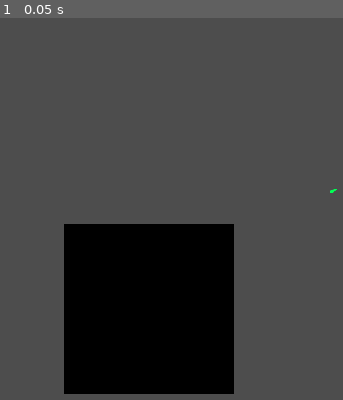
Above: before the commit, frame 1.
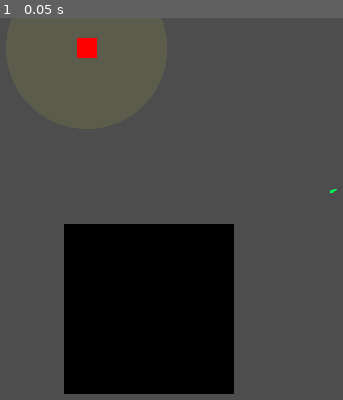
Above: after the commit, the same moment.

Repository: LankShot/Philosofighter
Game: Godot game, scene res://scenes/main.tscn
The game is run twice, just before and just after one commit, with the same random seed, the same clock (stepped at 60 frames per second) and the same inputs. This scene is started directly instead of the project's main scene.
Inputs:
- Up to frame 1 (0.05 s): no input

The runs differ from the first frame. In frame 1, 0.3% of the frame differs, in the area x 22-29%, y 5-11%.

Commit message:
Continued work on enemy detection

Diff:
--- a/scenes/EnemyMk1.gd
+++ b/scenes/EnemyMk1.gd
@@ -1,20 +1,15 @@
 extends Enemy
 
-@export var health : int
-@export var speed : float
-var target_pos :
+var enemyStateMachine: StateMachineHandler
+
 # Called when the node enters the scene tree for the first time.
 func _ready():
-	pass # Replace with function body.
+	health = 100
+	speed = 20
+	detect_radius = 200
+	enemyStateMachine = $EnemyStateMachine
+	visibility = $Visibility
 
-
-# Called every frame. 'delta' is the elapsed time since the previous frame.
-func _process(delta):
+# Called every frame 'delta' is the elapsed time since the previous frame.
+func _process(_delta):
 	pass
-
-func check_collisions():
-	if($"Visibility".has_overlapping_areas()):
-		var objects = $Visibility.get_overlapping_areas()
-		for ob in objects:
-			if(ob.name == "player"):
-				target_pos = search(ob)
--- a/scenes/EnemyMk1.tscn
+++ b/scenes/EnemyMk1.tscn
@@ -1,8 +1,9 @@
-[gd_scene load_steps=7 format=3 uid="uid://ducfsm8mffnlu"]
+[gd_scene load_steps=8 format=3 uid="uid://ducfsm8mffnlu"]
 
 [ext_resource type="Script" path="res://scenes/EnemyMk1.gd" id="1_e5uu7"]
 [ext_resource type="Texture2D" uid="uid://c77mn0iqvq6v8" path="res://art/whitebox.png" id="1_ea74l"]
 [ext_resource type="Script" path="res://scripts/StateMachineHandler.gd" id="2_5xmku"]
+[ext_resource type="Script" path="res://scenes/WanderState.gd" id="4_5wsts"]
 
 [sub_resource type="AtlasTexture" id="AtlasTexture_7tnm0"]
 atlas = ExtResource("1_ea74l")
@@ -24,9 +25,6 @@
 
 [node name="EnemyMk1" type="Area2D"]
 script = ExtResource("1_e5uu7")
-health = null
-speed = null
-detect_radius = null
 
 [node name="AnimatedSprite2D" type="AnimatedSprite2D" parent="."]
 modulate = Color(1, 0, 0, 1)
@@ -36,8 +34,12 @@
 [node name="CollisionShape2D" type="CollisionShape2D" parent="."]
 shape = SubResource("RectangleShape2D_d7p02")
 
-[node name="EnemyStateMachine" type="Node" parent="."]
+[node name="EnemyStateMachine" type="Node" parent="." node_paths=PackedStringArray("initial_state")]
 script = ExtResource("2_5xmku")
+initial_state = NodePath("WanderState")
+
+[node name="WanderState" type="Node" parent="EnemyStateMachine"]
+script = ExtResource("4_5wsts")
 
 [node name="Visibility" type="Area2D" parent="."]
 
--- /dev/null
+++ b/scenes/WanderState.gd
@@ -0,0 +1,20 @@
+extends State
+
+
+var enemy: Enemy
+
+
+func _ready():
+	enemy = get_owner()
+
+func physics_update(_delta):
+	enemy.check_collisions()
+	if(enemy.target_pos != null):
+		print_debug("Player found at (" + str(enemy.target_pos.x).pad_decimals(2) + "," + str(enemy.target_pos.y).pad_decimals(2) + ")")
+
+func enter():
+	print_debug("Enemy has entered WanderState")
+
+func exit():
+	#player.is_sprinting = false
+	print_debug("Enemy has exited WanderState")
--- a/scenes/main.tscn
+++ b/scenes/main.tscn
@@ -1,8 +1,9 @@
-[gd_scene load_steps=4 format=3 uid="uid://4qhqhvcap6wx"]
+[gd_scene load_steps=5 format=3 uid="uid://4qhqhvcap6wx"]
 
 [ext_resource type="Script" path="res://scripts/main.gd" id="1_nth7j"]
-[ext_resource type="PackedScene" uid="uid://c4x40am688nii" path="res://scenes/player.tscn" id="2_bn5to"]
+[ext_resource type="PackedScene" uid="uid://ddgvu7qtj3th4" path="res://scenes/player.tscn" id="2_bn5to"]
 [ext_resource type="PackedScene" uid="uid://c5sbepyty3870" path="res://scenes/pit.tscn" id="3_d4iwf"]
+[ext_resource type="PackedScene" uid="uid://ducfsm8mffnlu" path="res://scenes/EnemyMk1.tscn" id="4_wqomq"]
 
 [node name="Main" type="Node"]
 script = ExtResource("1_nth7j")
@@ -17,3 +18,6 @@
 z_index = -1
 position = Vector2(597, 720)
 scale = Vector2(21.035, 21.035)
+
+[node name="EnemyMk1" parent="." instance=ExtResource("4_wqomq")]
+position = Vector2(443, 75)
--- a/scripts/Wall.gd
+++ b/scripts/Wall.gd
@@ -8,5 +8,5 @@
 
 
 # Called every frame. 'delta' is the elapsed time since the previous frame.
-func _process(delta):
+func _process(_delta):
 	pass
--- a/scripts/enemy/Enemy.gd
+++ b/scripts/enemy/Enemy.gd
@@ -2,11 +2,17 @@
 class_name Enemy
 
 @export var detect_radius : int
+@export var health : int
+@export var speed : float
+var visibility : Area2D
 var vis_color = Color(.867, .91, .247, 0.1)
+var target_pos
+
 
 # Called when the node enters the scene tree for the first time.
 func _ready():
 	var detect_zone = CircleShape2D.new()
+	target_pos = null
 	detect_zone.radius = detect_radius
 	$Visibilty/CollisionShape2D.shape = detect_radius
 
@@ -15,16 +21,24 @@
 	draw_circle(Vector2(), detect_radius, vis_color)
 
 # Called every frame. 'delta' is the elapsed time since the previous frame.
-func _process(delta):
+func _process(_delta):
 	pass
 
 func search(target : Area2D):
-	var space_state = get_world_2d().direct_space_state
+	return target.position
+	#var space_state = get_world_2d().direct_space_state
 	# use global coordinates, not local to node
-	var query = PhysicsRayQueryParameters2D.create(position, target.position)
-	query.collide_with_areas = true
-	var result = space_state.intersect_ray(query)
-	if(result.collider is Wall):
-		return null
-	else:
-		return target.position
+	#var query = PhysicsRayQueryParameters2D.create(position, target.position)
+	#query.collide_with_areas = true
+	#var result = space_state.intersect_ray(query)
+	#if(result.collider is Wall):
+	#	return null
+	#else:
+	#	return target.position
+
+func check_collisions():
+	if(visibility.has_overlapping_areas()):
+		var objects = visibility.get_overlapping_areas()
+		for ob in objects:
+			if(ob.name == "Player"):
+				target_pos = search(ob)
--- a/scripts/player/player.gd
+++ b/scripts/player/player.gd
@@ -15,7 +15,6 @@
 var playerStateMachine: StateMachineHandler
 var objects : Array[Area2D]
 var direction = 2
-
 
 func _ready():
 	playerStateMachine = $PlayerStateMachine
